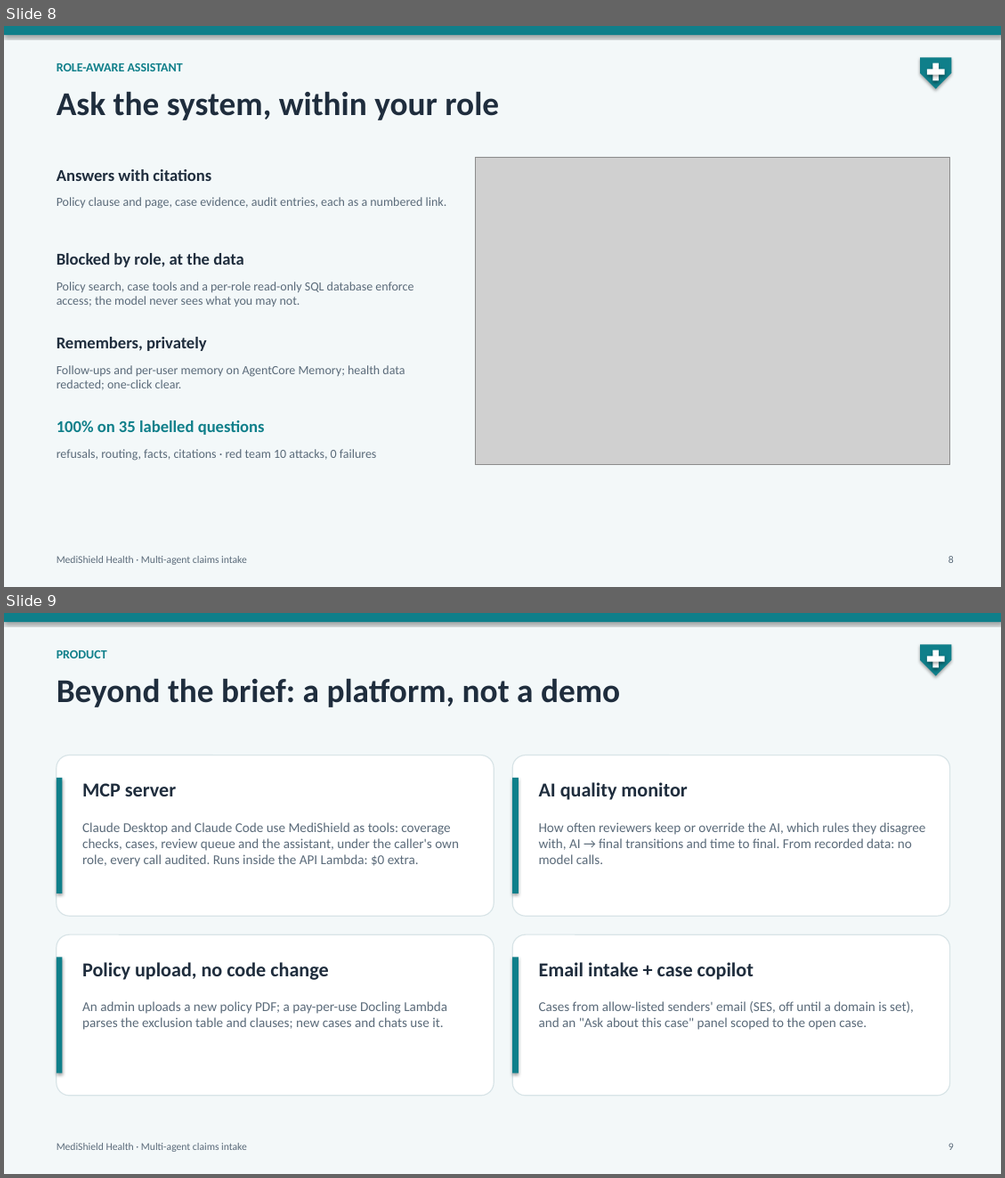
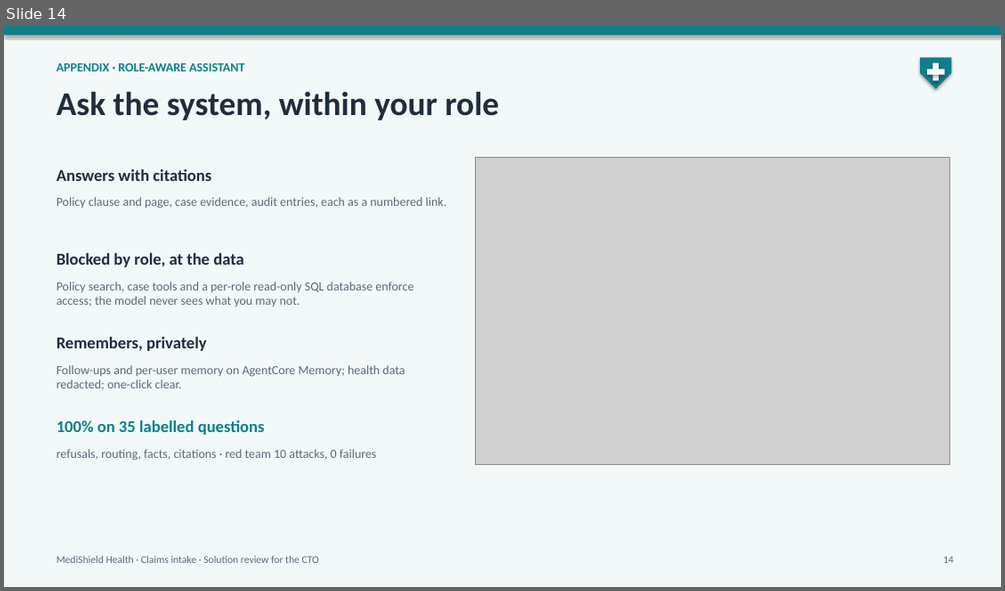
Before and after one commit to raghav010126/Capstone, a slide deck: docs/MediShield_capstone.pptx. Shown one above the other, each under a label of ours: slides 8 and 9 before the commit, slide 14 after it. The pictures are 1005x1178 and 1005x591 pixels, drawn with LibreOffice and Linux fonts; fonts in the diff are those of the drawing; grey boxes stand for pictures. Boxes give left, top, right and bottom in pixels: in the first picture for what was removed or moved away, otherwise in the second. Text is boxed around its words. In the diff, an @@ line names an element or a change of style, - is before the commit and + after.

```diff
--- a/docs/MediShield_capstone.pptx
+++ b/docs/MediShield_capstone.pptx
@@ slide 9 removed at box(4, 613, 1001, 1174), background #F3F8F9 @@
@@ rectangle removed at box(4, 613, 1001, 622) @@
@@ text removed at box(57, 650, 107, 658) @@
-PRODUCT
@@ pentagon arrow removed at box(920, 644, 952, 676) @@
@@ rectangle removed at box(927, 657, 945, 662) @@
@@ rectangle removed at box(933, 650, 938, 668) @@
@@ text removed at box(57, 678, 620, 707) @@
-Beyond the brief: a platform, not a demo
@@ rounded rectangle removed at box(57, 755, 494, 916) @@
@@ rounded rectangle removed at box(512, 755, 950, 916) @@
@@ rectangle removed at box(57, 778, 63, 893) @@
@@ text removed at box(82, 783, 176, 796) @@
-MCP server
@@ rectangle removed at box(512, 778, 518, 893) @@
@@ text removed at box(539, 782, 687, 800) @@
-AI quality monitor
@@ text removed at box(82, 822, 459, 867) @@
-Claude Desktop and Claude Code use MediShield as tools: coverage checks, cases, review queue and the assistant, under the caller's own role, every call audited. Runs inside the API Lambda: $0 extra.
@@ text removed at box(539, 822, 926, 864) @@
-How often reviewers keep or override the AI, which rules they disagree with, AI → final transitions and time to final. From recorded data: no model calls.
@@ rounded rectangle removed at box(57, 934, 494, 1095) @@
@@ rectangle removed at box(57, 957, 63, 1073) @@
@@ rounded rectangle removed at box(512, 934, 950, 1095) @@
@@ rectangle removed at box(512, 957, 518, 1073) @@
@@ text removed at box(82, 962, 328, 980) @@
-Policy upload, no code change
@@ text removed at box(539, 962, 753, 980) @@
-Email intake + case copilot
@@ text removed at box(82, 1001, 447, 1030) @@
-An admin uploads a new policy PDF; a pay-per-use Docling Lambda parses the exclusion table and clauses; new cases and chats use it.
@@ text removed at box(539, 1001, 914, 1030) @@
-Cases from allow-listed senders' email (SES, off until a domain is set), and an "Ask about this case" panel scoped to the open case.
@@ text removed at box(57, 1143, 247, 1151) @@
-MediShield Health · Multi-agent claims intake
@@ text removed at box(948, 1143, 954, 1150) @@
-9
@@ what was slide 8 is now slide 14 @@
@@ slide 14 changed as well @@
@@ text at box(57, 63, 244, 71): text changed @@
-ROLE-AWARE ASSISTANT
+APPENDIX · ROLE-AWARE ASSISTANT
@@ text at box(57, 556, 319, 563): text changed @@
-MediShield Health · Multi-agent claims intake
+MediShield Health · Claims intake · Solution review for the CTO
@@ text at box(943, 556, 954, 563): text changed @@
-8
+14
```
Also in this commit, not shown: 5 other slides changed, 8 slides added, 4 other slides removed, 2 other files.
